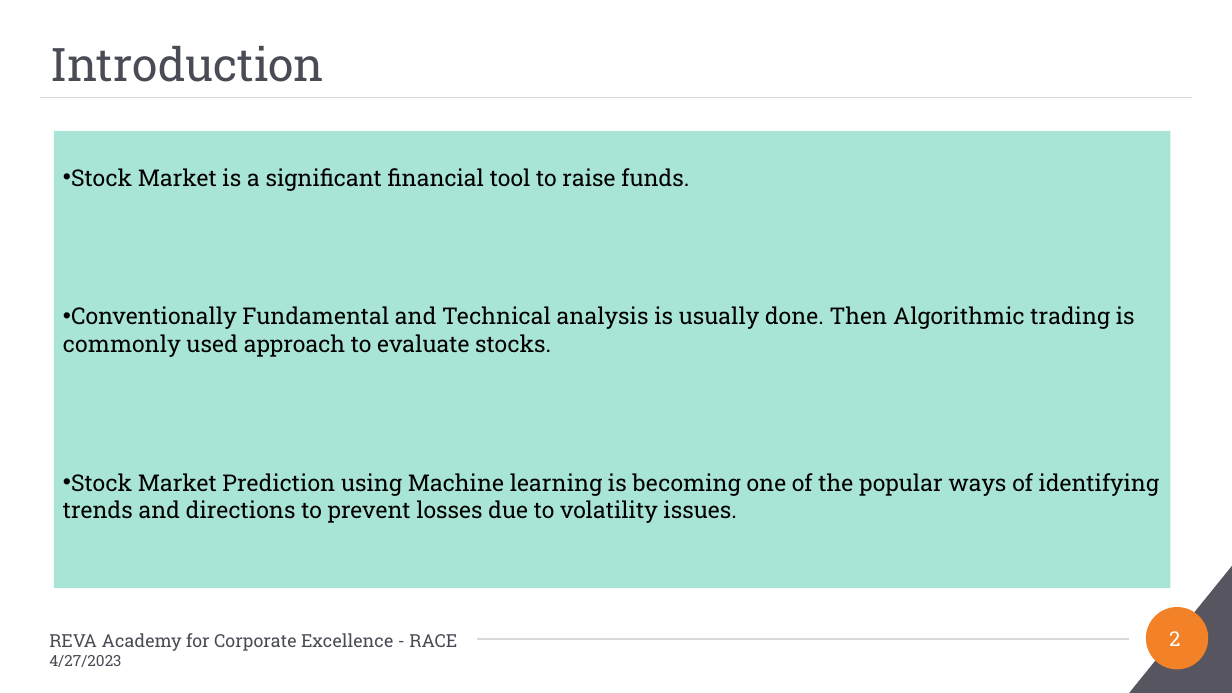
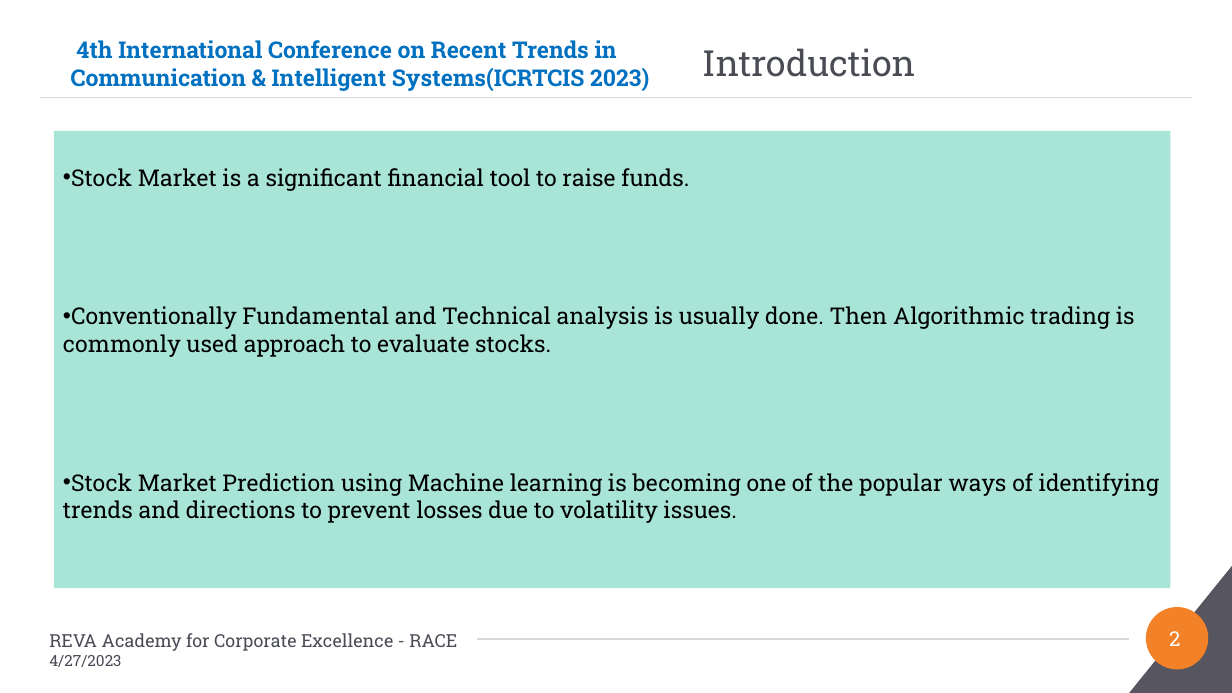
Before and after one commit to Embedded-org/ACCOMPLISHMENTS, a slide deck: slide 2 of RACE_CAPSTONE_PROJECT2/Conference_Paper2/PaperID-180_Direction Detection of Select Stocks with Machine Learning.pptx. Drawn at 1232x693 pixels with LibreOffice and Linux fonts; fonts in the diff are those of the drawing; background and template pictures are left out. Boxes give left, top, right and bottom in pixels: in the first picture for what was removed or moved away, otherwise in the second. Text is boxed around its words. In the diff, an @@ line names an element or a change of style, - is before the commit and + after.

```diff
--- a/RACE_CAPSTONE_PROJECT2/Conference_Paper2/PaperID-180_Direction Detection of Select Stocks with Machine Learning.pptx
+++ b/RACE_CAPSTONE_PROJECT2/Conference_Paper2/PaperID-180_Direction Detection of Select Stocks with Machine Learning.pptx
@@ title "Introduction": place and size @@
-title "Introduction" at (50, 46, 324, 82)
+title "Introduction" at (702, 48, 915, 77)
@@ title "Introduction" at (702, 48, 915, 77): size 36 to 28 pt @@
@@ text added at (71, 40, 649, 91), 18 pt, text #0070C0, bold @@
+4th International Conference on Recent Trends in Communication & Intelligent Systems(ICRTCIS 2023)
```
Also in this commit, not shown: 22 other slides changed.
